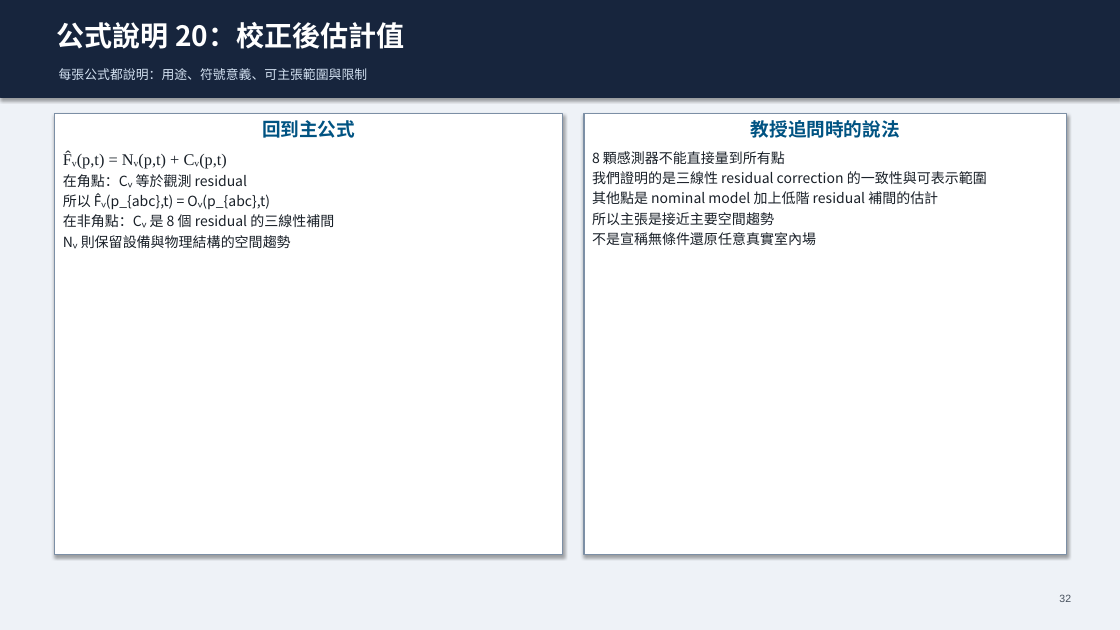
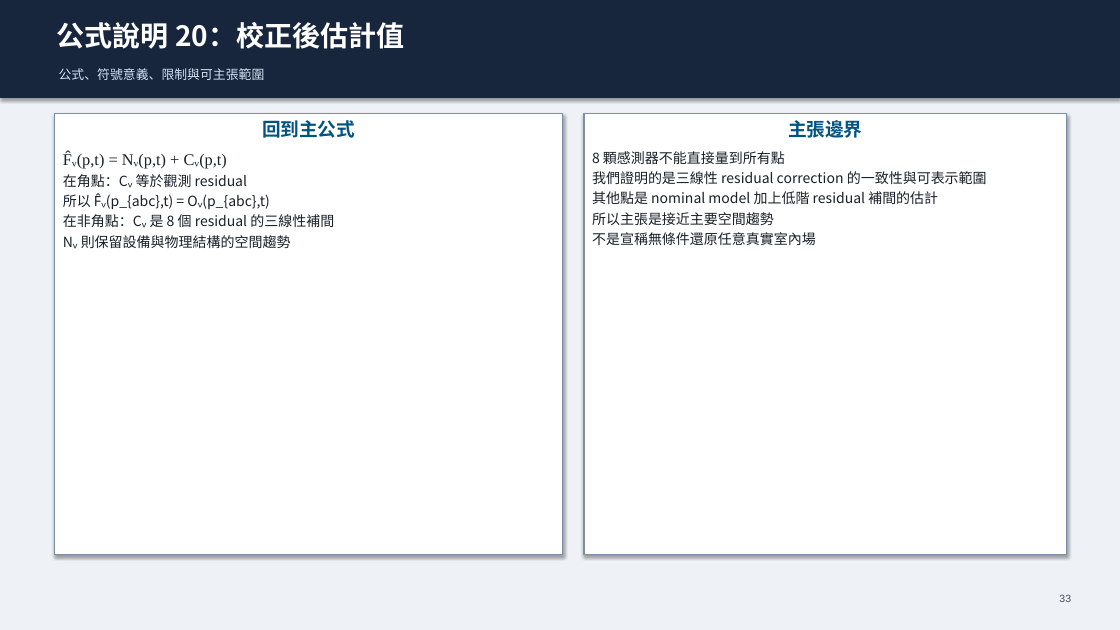
Before and after one commit to Yunitrish006006/A-Spatial-Digital-Twin-Prototype-for-Indoor-Spaces-with-Environmental-Factors, a slide deck: slide 33 of docs/papers/thesis/thesis_presentation_zh.pptx (slide 32 before the commit). Drawn at 1120x630 pixels with LibreOffice and Linux fonts; fonts in the diff are those of the drawing. Boxes give left, top, right and bottom in pixels: in the first picture for what was removed or moved away, otherwise in the second. Text is boxed around its words. In the diff, an @@ line names an element or a change of style, - is before the commit and + after.

```diff
--- a/docs/papers/thesis/thesis_presentation_zh.pptx
+++ b/docs/papers/thesis/thesis_presentation_zh.pptx
@@ text "公式說明 20：校正後估計值" at [57, 22, 404, 49]: font Noto Sans CJK SC to Noto Sans CJK TC @@
@@ text at [59, 68, 265, 80]: text changed; font Noto Sans CJK SC to Noto Sans CJK TC @@
-每張公式都說明：用途、符號意義、可主張範圍與限制
+公式、符號意義、限制與可主張範圍
@@ text in rectangle at [63, 120, 355, 248]: font Noto Sans CJK SC to Noto Sans CJK TC in "回到主公式", "在角點：Cᵥ 等於觀測 residual", "所以 F̂ᵥ(p_{abc},t) = Oᵥ(p_{abc},t)", "在非角點：Cᵥ 是 8 個 residual 的三線性補間" and 1 more places @@
@@ text in rectangle at [788, 120, 862, 138]: text changed; font Noto Sans CJK SC to Noto Sans CJK TC @@
-教授追問時的說法
+主張邊界
@@ text in rectangle at [592, 151, 987, 245]: font Noto Sans CJK SC to Noto Sans CJK TC @@
```
Also in this commit, not shown: 39 other slides changed, 1 slide added, 7 other files.
